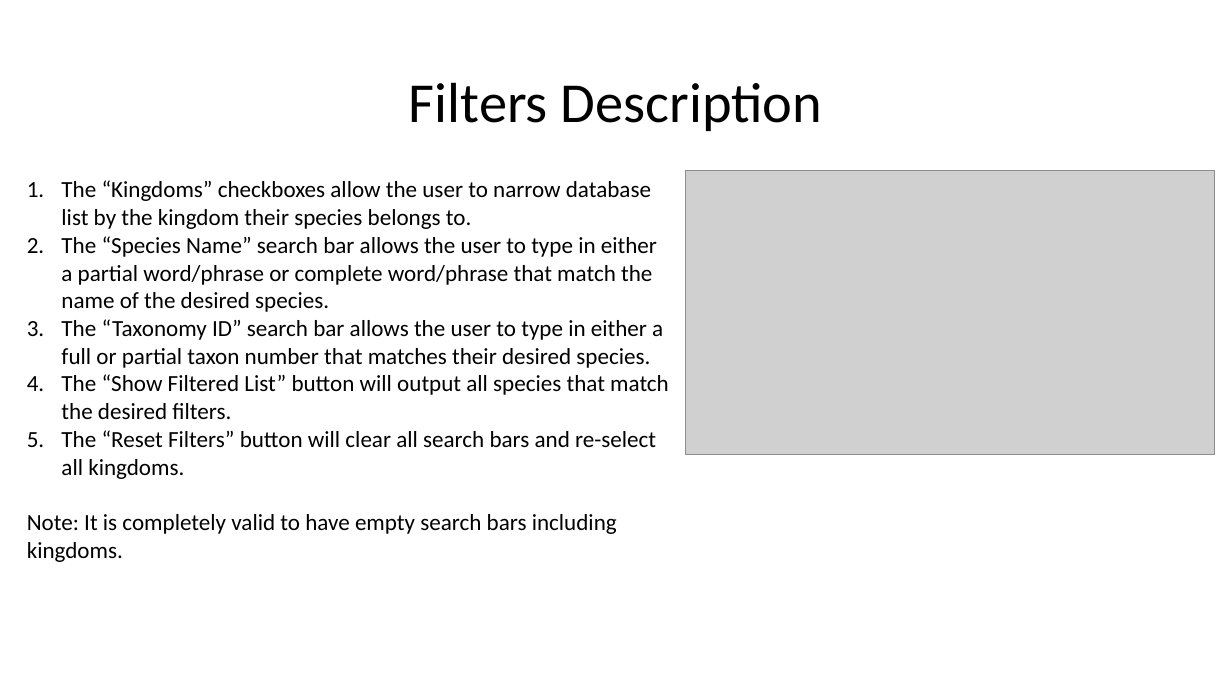
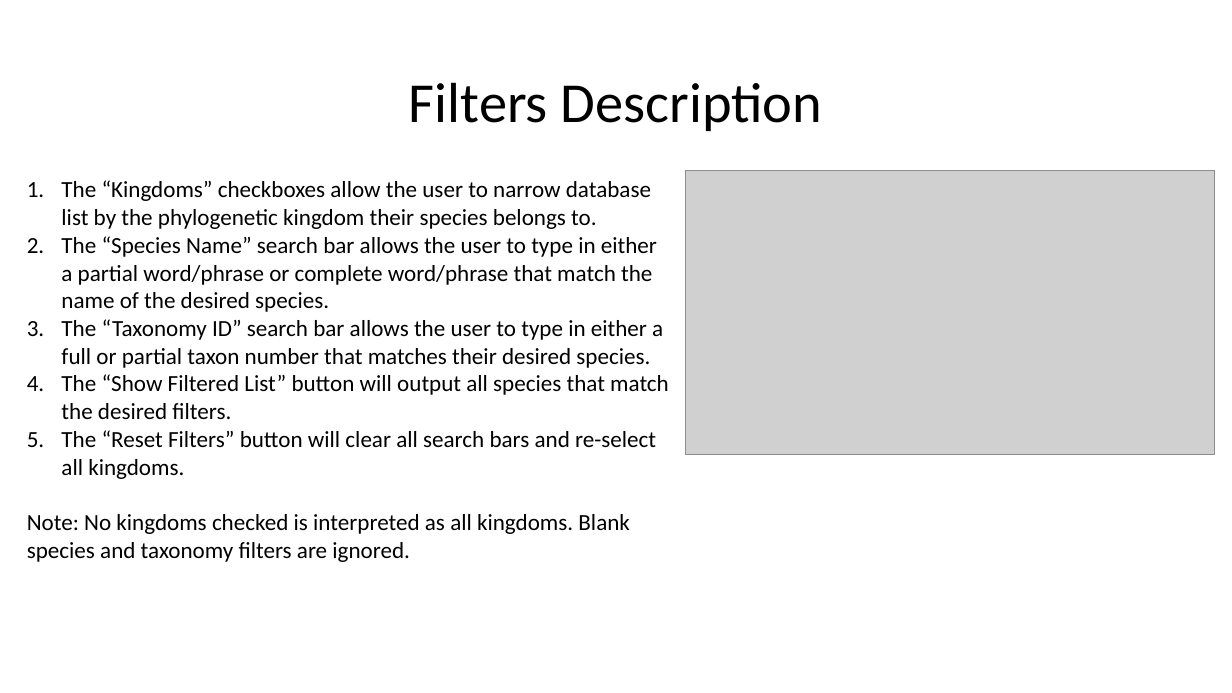
Before and after one commit to lily-liang12/Reference_Proteome_Manager, a slide deck: slide 8 of User Guide.pptx (slide 3 before the commit). Drawn at 1232x693 pixels with LibreOffice and Linux fonts; fonts in the diff are those of the drawing; grey boxes stand for pictures. Boxes give left, top, right and bottom in pixels: in the first picture for what was removed or moved away, otherwise in the second. Text is boxed around its words. In the diff, an @@ line names an element or a change of style, - is before the commit and + after.

```diff
--- a/User Guide.pptx
+++ b/User Guide.pptx
@@ text at [61, 180, 651, 229]: text changed @@
-1. The “Kingdoms” checkboxes allow the user to narrow database list by the kingdom their species belongs to.
+1. The “Kingdoms” checkboxes allow the user to narrow database list by the phylogenetic kingdom their species belongs to.
@@ text at [27, 514, 629, 562]: text changed @@
-Note: It is completely valid to have empty search bars including kingdoms.
+Note: No kingdoms checked is interpreted as all kingdoms. Blank species and taxonomy filters are ignored.
```
Also in this commit, not shown: 4 other slides changed, 5 slides added.
